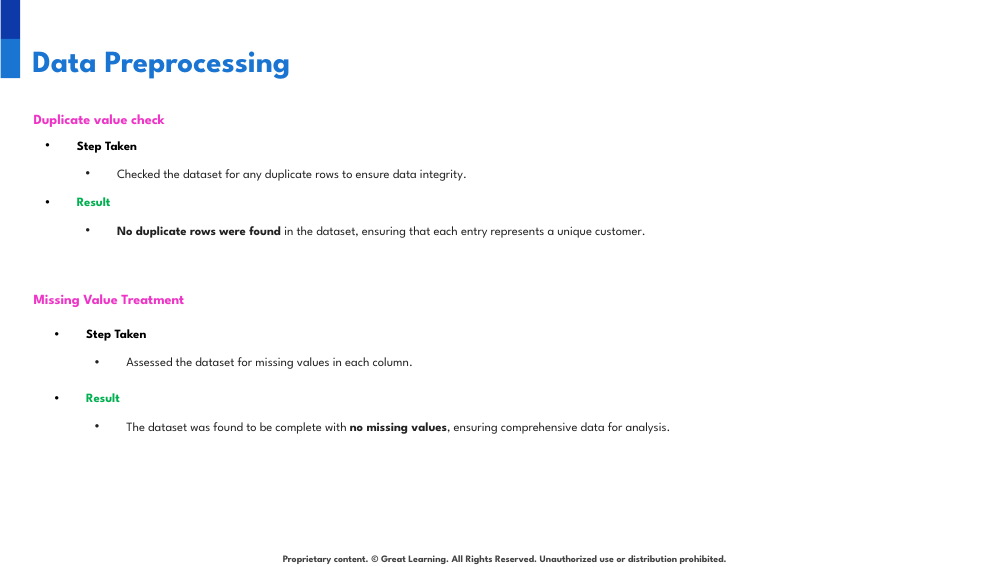
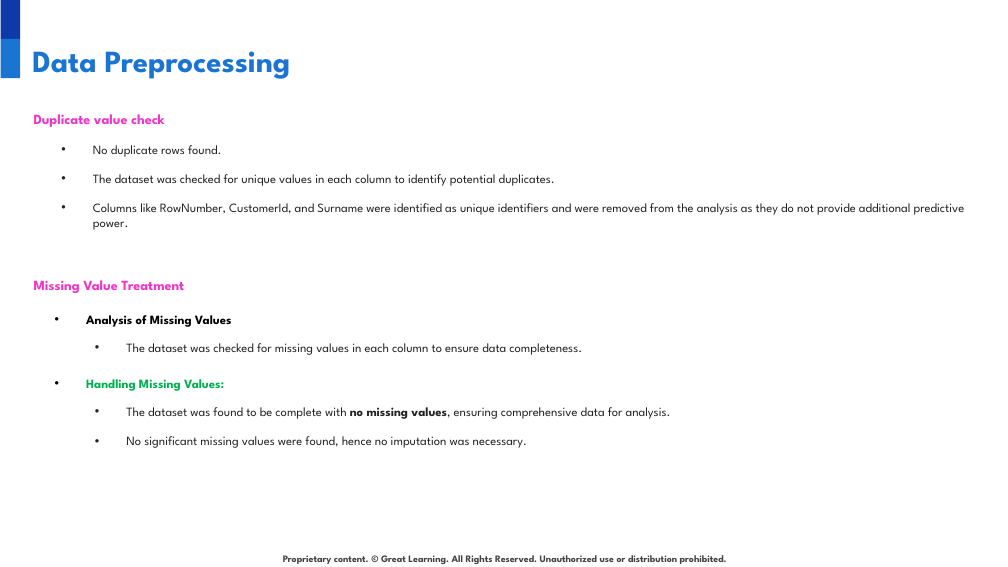
Before and after one commit to developer20sujeet/Python_For_AIML_DataScience, a slide deck: slide 23 of GreatLearningProject/NLP/1.Bank Churn Prediction/INN_Project_PresentationTemplate.pptx (slide 22 before the commit). Drawn at 1008x567 pixels with LibreOffice and Linux fonts; fonts in the diff are those of the drawing; background and template pictures are left out. Boxes give left, top, right and bottom in pixels: in the first picture for what was removed or moved away, otherwise in the second. Text is boxed around its words. In the diff, an @@ line names an element or a change of style, - is before the commit and + after.

Commit message:
'ppt'

```diff
--- a/GreatLearningProject/NLP/1.Bank Churn Prediction/INN_Project_PresentationTemplate.pptx
+++ b/GreatLearningProject/NLP/1.Bank Churn Prediction/INN_Project_PresentationTemplate.pptx
@@ text removed at bbox=[77, 141, 137, 153] @@
-• Step Taken
@@ text at bbox=[93, 145, 965, 230]: text changed @@
-• No duplicate rows were found in the dataset, ensuring that each entry represents a unique customer.
+• No duplicate rows found.
+• The dataset was checked for unique values in each column to identify potential duplicates.
+• Columns like RowNumber, CustomerId, and Surname were identified as unique identifiers and were removed from the analysis as they do not provide additional predictive power.
@@ text removed at bbox=[117, 169, 467, 181] @@
-• Checked the dataset for any duplicate rows to ensure data integrity.
@@ text removed at bbox=[77, 197, 111, 206] @@
-• Result
@@ text "Missing Value Treatment": place and size @@
-text "Missing Value Treatment" at bbox=[34, 294, 184, 307]
+text "Missing Value Treatment" at bbox=[34, 280, 184, 293]
@@ text at bbox=[86, 315, 232, 327]: text changed @@
-• Step Taken
+• Analysis of Missing Values
@@ text at bbox=[126, 343, 582, 355]: text changed @@
-• Assessed the dataset for missing values in each column.
+• The dataset was checked for missing values in each column to ensure data completeness.
@@ text at bbox=[86, 379, 224, 391]: text changed @@
-• Result
+• Handling Missing Values:
@@ text "The dataset was found to ...": place and size @@
-text "The dataset was found to ..." at bbox=[126, 422, 671, 434]
+text "The dataset was found to ..." at bbox=[126, 407, 671, 448]
@@ text at bbox=[126, 436, 527, 448]: paragraph added @@
+• No significant missing values were found, hence no imputation was necessary.
```
Also in this commit, not shown: 3 other slides changed, 8 slides added, 7 slides removed, 2 other files.
